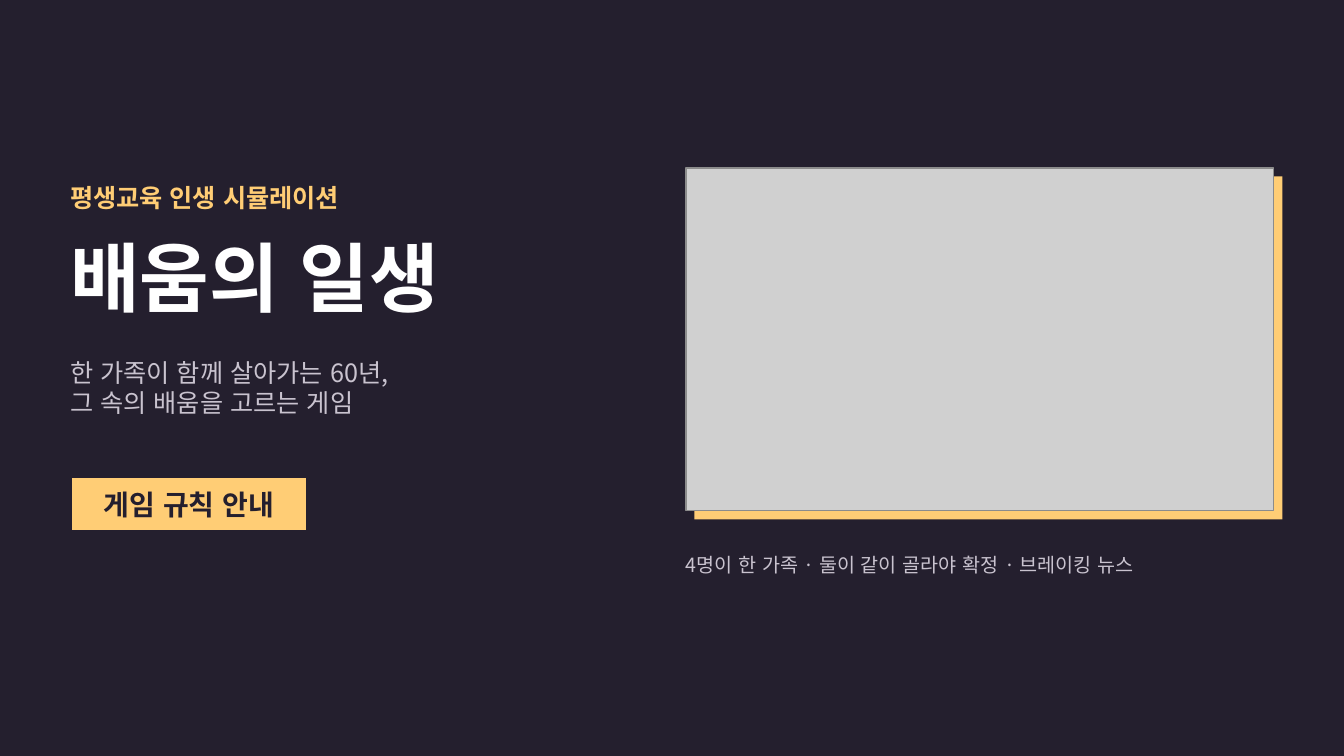
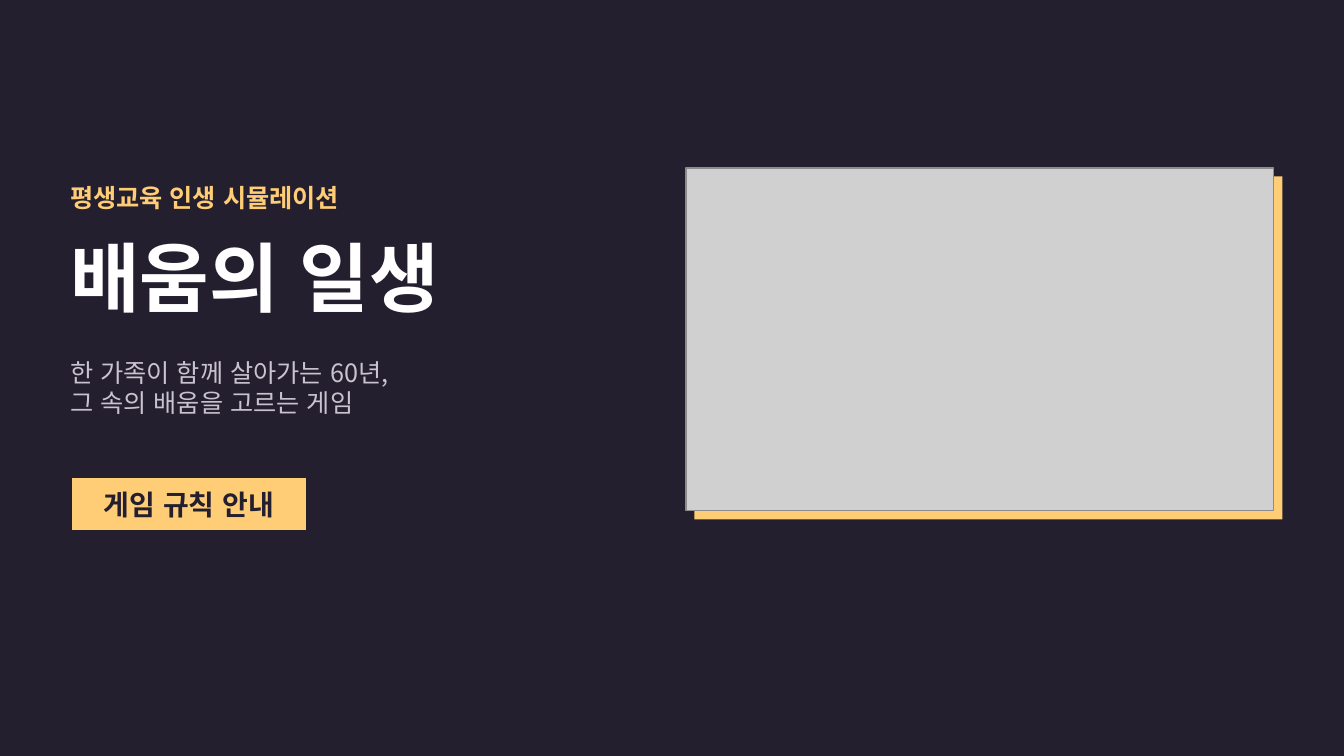
Before and after one commit to shimwooyong/lifelong_edu_game, a slide deck: slide 1 of 발표자료/배움의일생_게임규칙.pptx. Drawn at 1344x756 pixels with LibreOffice and Linux fonts; fonts in the diff are those of the drawing; grey boxes stand for pictures. Boxes give left, top, right and bottom in pixels: in the first picture for what was removed or moved away, otherwise in the second. Text is boxed around its words. In the diff, an @@ line names an element or a change of style, - is before the commit and + after.

```diff
--- a/발표자료/배움의일생_게임규칙.pptx
+++ b/발표자료/배움의일생_게임규칙.pptx
@@ text removed at (686, 555, 1133, 574) @@
-4명이 한 가족 · 둘이 같이 골라야 확정 · 브레이킹 뉴스
```
Also in this commit, not shown: 4 other files.
